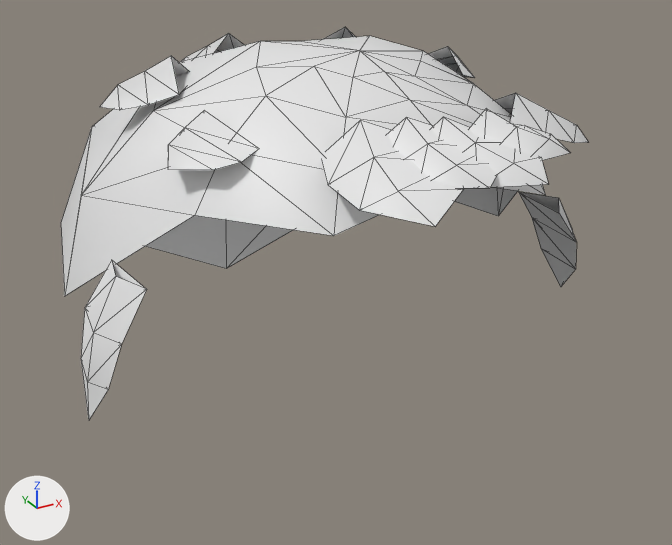
The glTF model docs/jeux/jeu-1/refonte/essai-style-4/modeles/costaud-brosse.glb as it was, and as the next commit left it.
Rendered twice from a 50 mm camera at (-0.183, -0.292, 1.852) aimed at (-0.005, 0.031, 1.691). The axes (+X, +Y, +Z) are drawn at lower left. The lights are the same throughout. The older version comes first. Mesh edges are drawn as thin lines. Vertices at exactly the same position are counted once.

The first picture shows 'cheveux'.
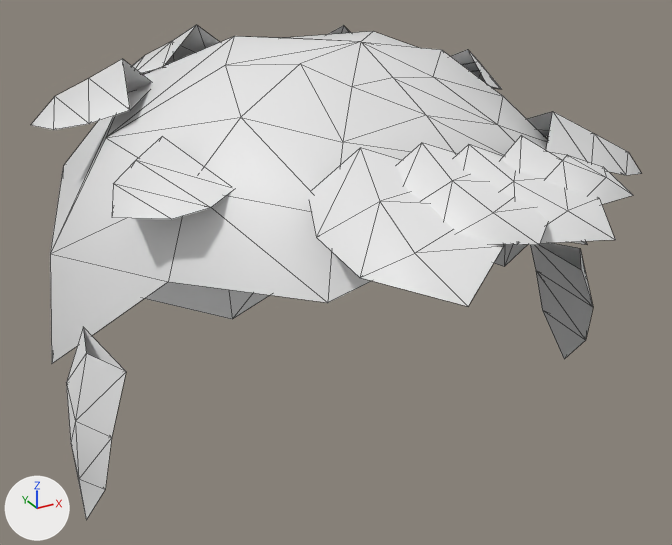
The edits, one by one:
me_cheveux is used by ob_cheveux; location (0.0, 0.0, 0.0).
me_cheveux had 161 vertices, 250 faces and spanned x -0.122..0.107, y -0.082..0.173, z 1.637..1.787.
me_cheveux now has 161 vertices, 250 faces and spans x -0.129..0.127, y -0.112..0.178, z 1.607..1.79.
me_cheveux part 1: the loose piece of 10 vertices spanning x -0.047..-0.001, y -0.082..-0.019, z 1.755..1.774 is scaled about its middle by (1.3, 1.3, 1.32), then moved by (-0.006, -0.021, -0.008).
me_cheveux part 2: the loose piece of 10 vertices spanning x -0.03..0.014, y -0.073..-0.028, z 1.758..1.775 is scaled about its middle by (1.3, 1.3, 1.31), then moved by (-0.002, -0.02, -0.007).
me_cheveux part 3: the loose piece of 10 vertices spanning x -0.015..0.029, y -0.074..-0.026, z 1.757..1.774 is scaled about its middle by (1.3, 1.3, 1.31), then moved by (0.002, -0.02, -0.008).
me_cheveux part 4: the loose piece of 10 vertices spanning x 0.004..0.049, y -0.055..-0.015, z 1.758..1.774 is scaled about its middle by (1.3, 1.3, 1.31), then moved by (0.007, -0.015, -0.009).
me_cheveux part 5: the loose piece of 10 vertices spanning x 0.052..0.101, y -0.013..0.025, z 1.742..1.768 is scaled about its middle by (1.3, 1.3, 1.32), then moved by (0.019, -0.005, -0.012).
me_cheveux part 6: the loose piece of 10 vertices spanning x 0.046..0.081, y 0.041..0.078, z 1.76..1.778 is scaled about its middle by (1.3, 1.3, 1.31), then moved by (0.017, 0.009, -0.007).
me_cheveux part 7: the loose piece of 10 vertices spanning x 0.008..0.048, y 0.08..0.129, z 1.76..1.784 is scaled about its middle by (1.3, 1.3, 1.31), then moved by (0.007, 0.021, -0.006).
me_cheveux part 8: the loose piece of 10 vertices spanning x -0.052..-0.012, y 0.079..0.125, z 1.762..1.785 is scaled about its middle by (1.3, 1.3, 1.31), then moved by (-0.009, 0.023, -0.002).
me_cheveux part 9: the loose piece of 10 vertices spanning x -0.089..-0.049, y 0.042..0.082, z 1.763..1.783 is scaled about its middle by (1.3, 1.3, 1.31), then moved by (-0.019, 0.01, -0.004).
me_cheveux part 10: the loose piece of 10 vertices spanning x -0.086..-0.056, y -0.01..0.027, z 1.756..1.773 is scaled about its middle by (1.3, 1.3, 1.31), then moved by (-0.018, -0.004, -0.009).
me_cheveux part 11: 61 of 161 vertices moved; they spanned x -0.122..0.107, y -0.043..0.173, z 1.637..1.787 and now span x -0.129..0.115, y -0.06..0.178, z 1.607..1.79; mean shift (0.0, -0.001, -0.018); largest move (-0.122, 0.01, 1.663) -> (-0.127, 0.009, 1.621).

Changed parts and their boxes [x1, y1, x2, y2] in the pictures (672 x 545 px; the box of a moved part takes in the faces that stretch with it):
'cheveux', reshaped (16% wider, 26% taller): before [61, 27, 588, 420]; after [31, 25, 641, 520]
part 1 of me_cheveux, moved or reshaped: before [322, 120, 463, 227]; after [309, 148, 504, 306]
part 2 of me_cheveux, moved or reshaped: before [388, 117, 497, 188]; after [397, 143, 548, 245]
part 3 of me_cheveux, moved or reshaped: before [432, 117, 548, 187]; after [455, 144, 615, 245]
part 4 of me_cheveux, moved or reshaped: before [469, 108, 570, 160]; after [501, 135, 633, 204]
part 5 of me_cheveux, moved or reshaped: before [494, 93, 588, 143]; after [527, 111, 641, 175]
part 6 of me_cheveux, moved or reshaped: before [428, 46, 475, 78]; after [451, 50, 501, 89]
part 7 of me_cheveux, moved or reshaped (mostly hidden): before [324, 27, 356, 39]; after [327, 25, 351, 35]
part 8 of me_cheveux, moved or reshaped: before [181, 33, 244, 62]; after [132, 25, 220, 74]
part 9 of me_cheveux, moved or reshaped: before [100, 56, 189, 110]; after [31, 59, 152, 130]
part 10 of me_cheveux, moved or reshaped: before [168, 110, 257, 170]; after [112, 136, 231, 219]
part 11 of me_cheveux, moved or reshaped: before [61, 36, 577, 420]; after [50, 31, 593, 520]
